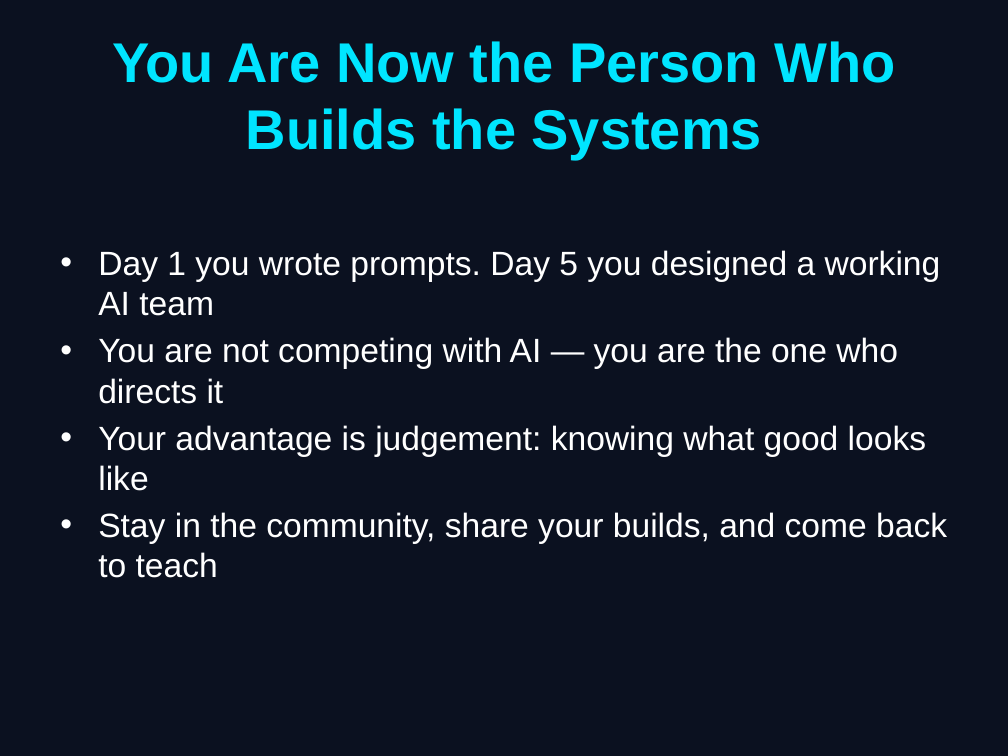
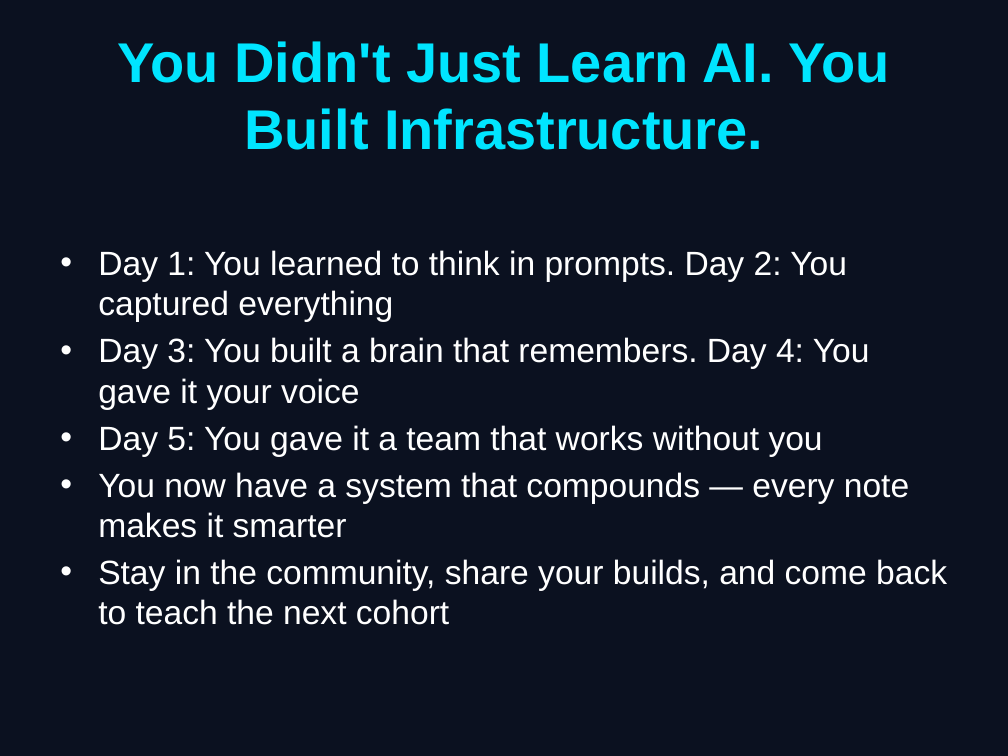
Before and after one commit to INTeniola/agentic-courses, a slide deck: slide 9 of ai-beginner-bootcamp-outline/day_5/Day_5_Slides.pptx. Drawn at 1008x756 pixels with LibreOffice and Linux fonts; fonts in the diff are those of the drawing. Boxes give left, top, right and bottom in pixels: in the first picture for what was removed or moved away, otherwise in the second. Text is boxed around its words. In the diff, an @@ line names an element or a change of style, - is before the commit and + after.

```diff
--- a/ai-beginner-bootcamp-outline/day_5/Day_5_Slides.pptx
+++ b/ai-beginner-bootcamp-outline/day_5/Day_5_Slides.pptx
@@ title at [118, 41, 890, 150]: text changed @@
-You Are Now the Person Who Builds the Systems
+You Didn't Just Learn AI. You Built Infrastructure.
@@ text at [98, 250, 947, 625]: text changed @@
-• Day 1 you wrote prompts. Day 5 you designed a working AI team
-• You are not competing with AI — you are the one who directs it
-• Your advantage is judgement: knowing what good looks like
-• Stay in the community, share your builds, and come back to teach
+• Day 1: You learned to think in prompts. Day 2: You captured everything
+• Day 3: You built a brain that remembers. Day 4: You gave it your voice
+• Day 5: You gave it a team that works without you
+• You now have a system that compounds — every note makes it smarter
+• Stay in the community, share your builds, and come back to teach the next cohort
```
Also in this commit, not shown: 5 other slides changed, 2 slides added, 2 slides removed, 35 other files.
